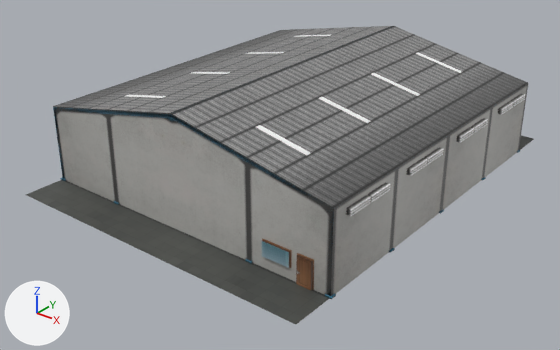
The FBX model assets/Garage_01.fbx, before and after one commit.
Both versions are drawn from a camera (50 mm lens) standing at (40.4, -53.5, 31.3) and looking at (0.1, -3.0, 0.1). Every picture has the same lights, and +X, +Y and +Z are marked at lower left. Where no turn or scale is listed for an object, it has been applied to the vertices.

The first picture shows 'Garage_01', 'Garage_01_Floor'.
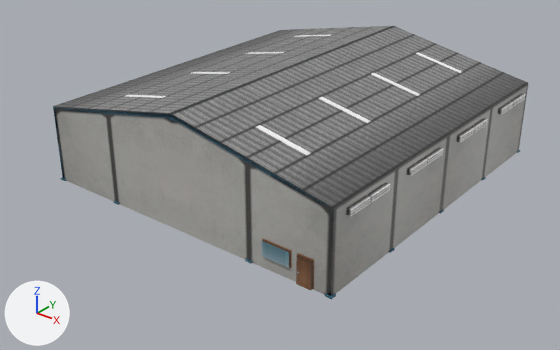
Changed parts and their boxes (x1, y1, x2, y2) in the pictures (560 x 350 px):
'Garage_01_Floor', deleted: before (26, 135, 534, 324)

The change, as a list of edits to the scene's bpy script:
```text
Remove ob_garage_01_floor:
    ob_garage_01_floor = bpy.data.objects.new('Garage_01_Floor', me_scene_001)
    ob_garage_01_floor.location = (0.0, 0.0, 0.0)
```
